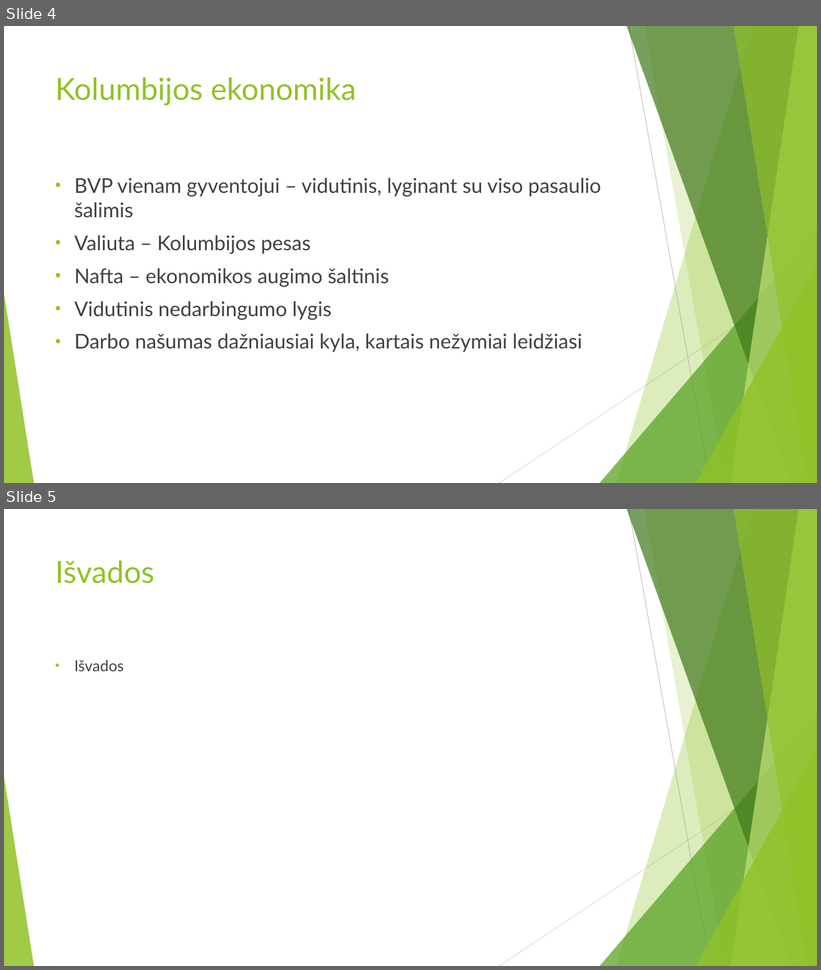
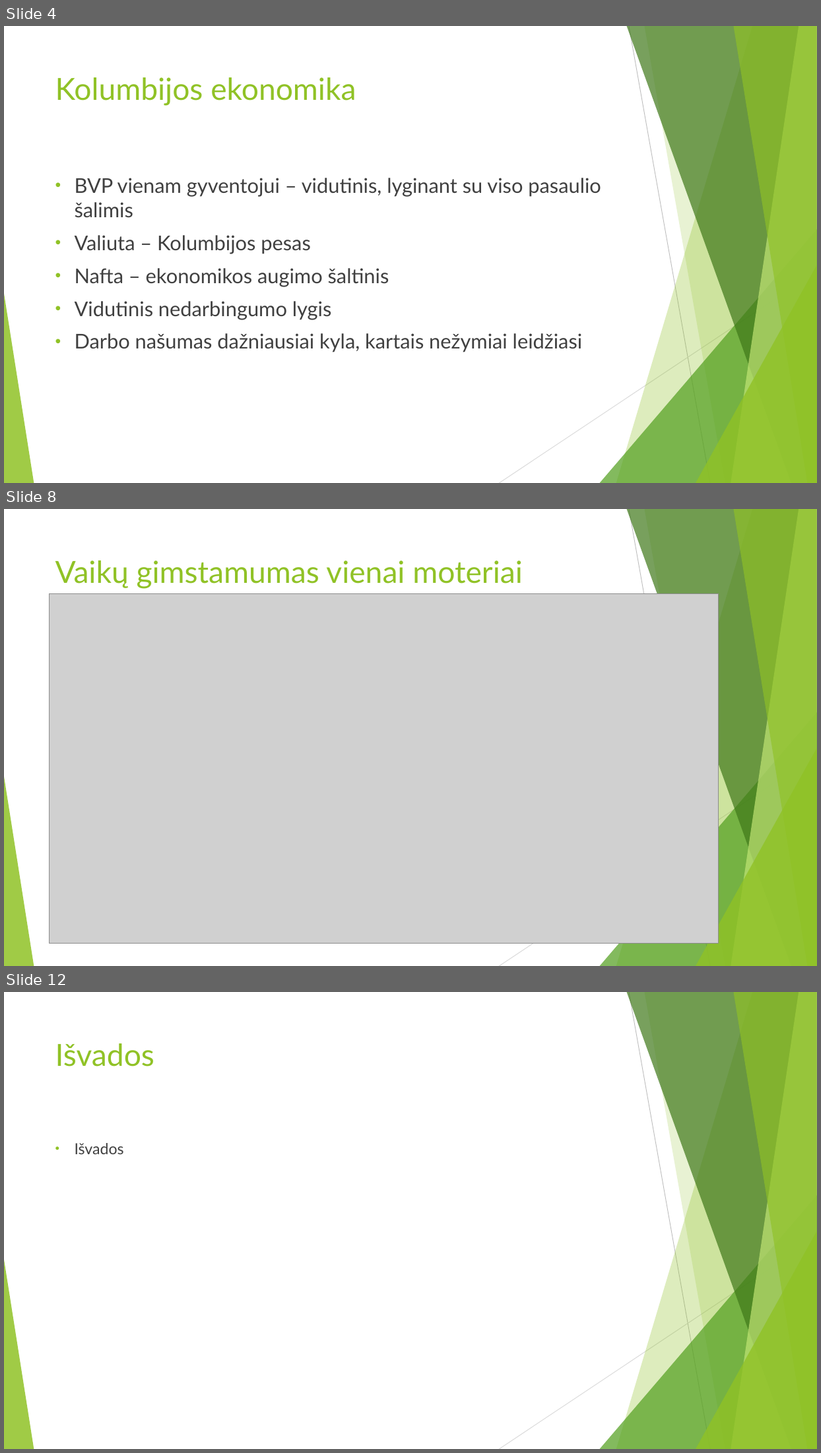
Before and after one commit to ZilvinasAbr/SocialinesRaidosProjektas, a slide deck: Pristatymas.pptx. Shown one above the other, each under a label of ours: slides 4 and 5 before the commit, slides 4, 8 and 12 after it; the slides between them are not shown. The pictures are 821x970 and 821x1453 pixels, drawn with LibreOffice and Linux fonts; fonts in the diff are those of the drawing; grey boxes stand for pictures. Boxes give left, top, right and bottom in pixels: in the first picture for what was removed or moved away, otherwise in the second. Text is boxed around its words. In the diff, an @@ line names an element or a change of style, - is before the commit and + after.

```diff
--- a/Pristatymas.pptx
+++ b/Pristatymas.pptx
@@ slide 8 added at [4,509,817,966], background #FFFFFF; not listed: 10 template elements that a slide beside it also shows @@
@@ title added at [55,560,523,589], 36 pt, text #90C226 @@
+Vaikų gimstamumas vienai moteriai
@@ picture added at [49,593,719,944] @@
@@ what was slide 5 is now slide 12 @@
```
Also in this commit, not shown: 6 other slides added.
